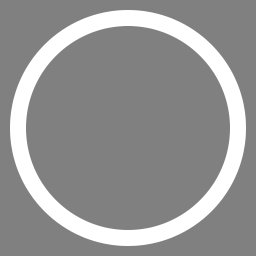
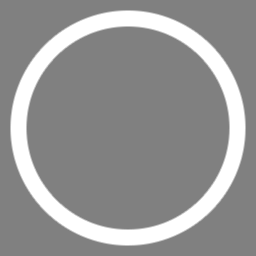
Layers edited between the first and the second w=256, h=256 image:
painted on "Ellipse 1" (1st of 2) over (10, 10, 246, 246)
